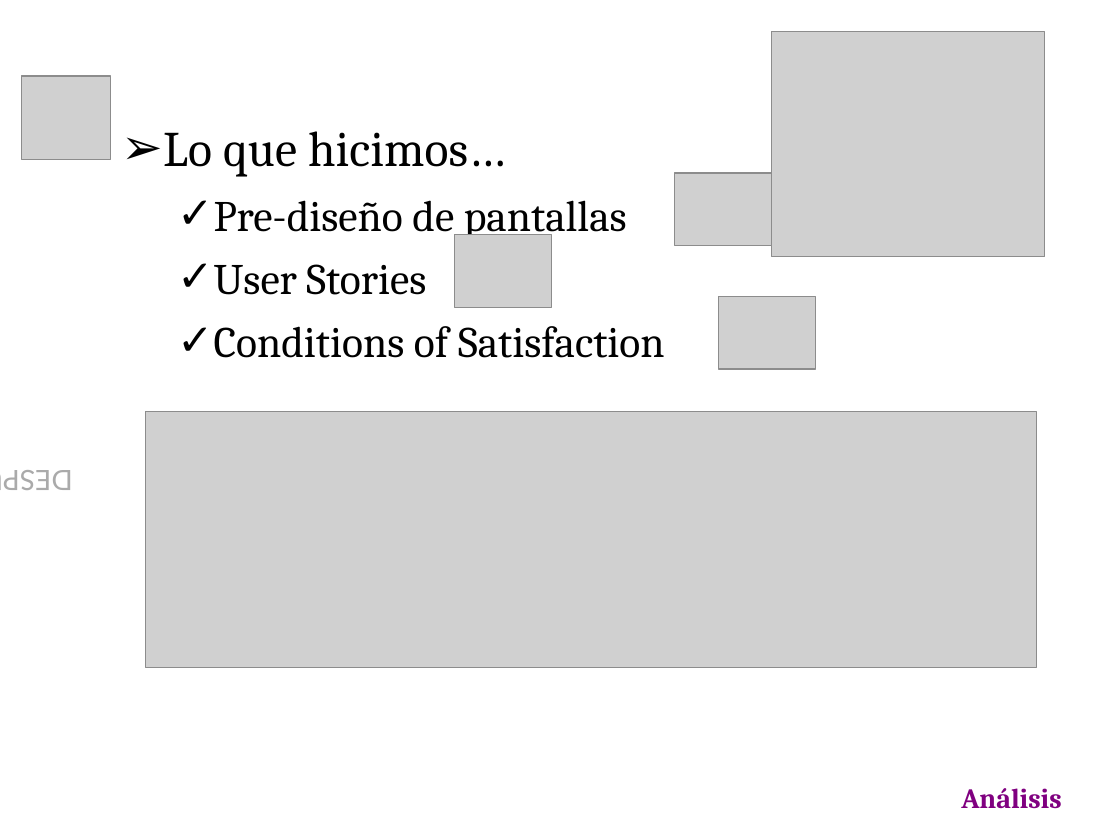
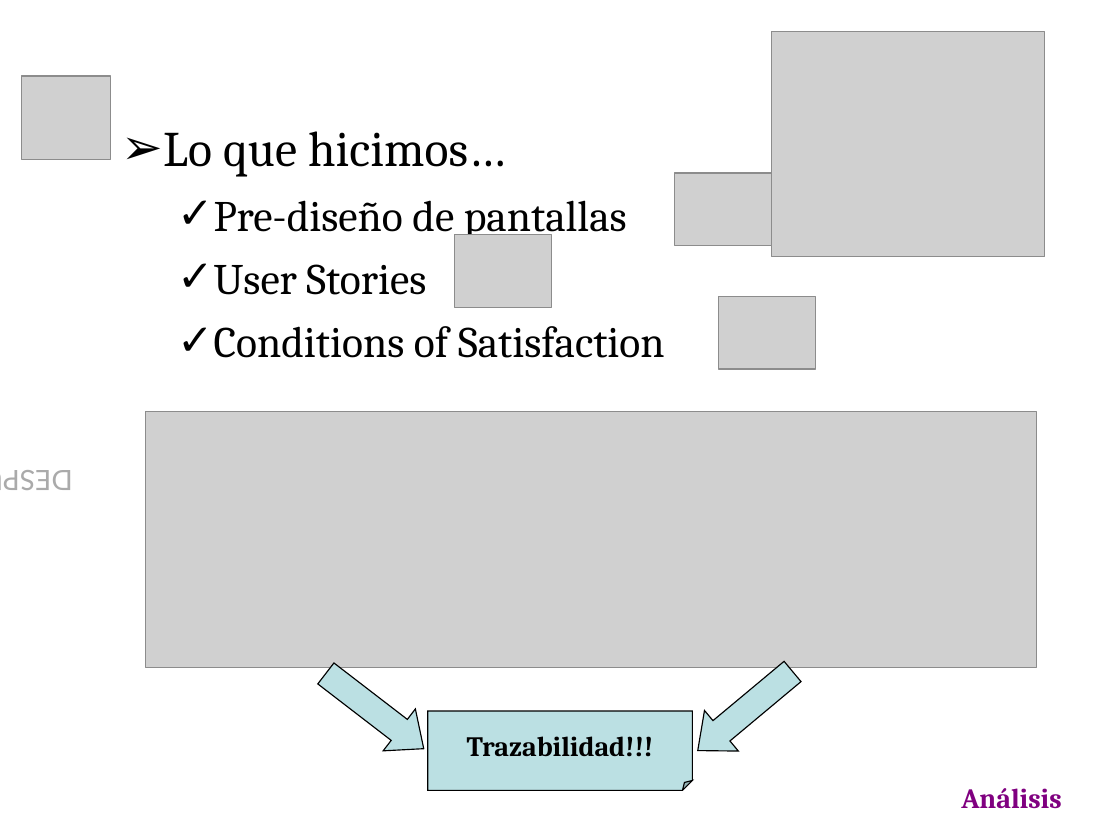
Before and after one commit to emmanuelfls371/softmart7547, a slide deck: slide 7 of docs/CarpetaEntrega/PresFinal.ppt. Drawn at 1120x840 pixels with LibreOffice and Linux fonts; fonts in the diff are those of the drawing; grey boxes stand for pictures; background and template pictures are left out. Boxes give left, top, right and bottom in pixels: in the first picture for what was removed or moved away, otherwise in the second. Text is boxed around its words. In the diff, an @@ line names an element or a change of style, - is before the commit and + after.

Commit message:
Cambio equipo de trabajo desactualizado y hago algunos agregados en mi parte de la present: equipo de trabajo y trazabilidad en la tabla de US

```diff
--- a/docs/CarpetaEntrega/PresFinal.ppt
+++ b/docs/CarpetaEntrega/PresFinal.ppt
@@ up arrow added at bbox=[310, 653, 440, 770], fill #BBE0E3, outline #000000 0.74 pt @@
@@ up arrow added at bbox=[681, 652, 810, 771], fill #BBE0E3, outline #000000 0.74 pt @@
@@ folded corner added at bbox=[428, 711, 692, 791], fill #BBE0E3, outline #000000 0.74 pt, 18 pt, text #000000, bold @@
+Trazabilidad!!!
```
Also in this commit, not shown: 1 other slide changed, 1 other file.
